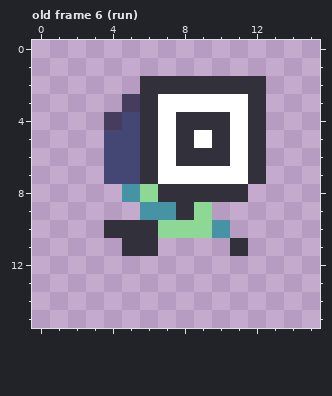
Pixel-art file: assets/player/player.aseprite. That is the earlier state.
16x16 pixels, 15 frames. Shown: old frame 6 (run). The commit also changed other frames, which this record leaves out.
Now the later version:
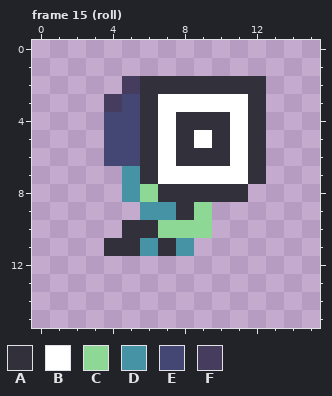
Palette (. is transparent): A #32313b  B #ffffff  C #8dd894  D #4593a5  E #444774  F #463c5e
A new or re-ordered frame is compared with the old frame closest to it.
The author wrote: Create roll animation.
The edit:
frames re-ordered
--- frame 15 (roll) against old frame 6 (run), layer "Layer 1"
@@ x 0..15 @@
  1 ................
- 2 ......AAAAAAA...
- 3 .....FABBBBBA...
- 4 ....FEABAAABA...
+ 2 .....FAAAAAAA...
+ 3 ....FEABBBBBA...
+ 4 ....EEABAAABA...
  5 ....EEABABABA...
  6 ....EEABAAABA...
- 7 ....EEABBBBBA...
+ 7 .....DABBBBBA...
  8 .....DCAAAAA....
  9 ......DDAC......
-10 ....AAACCCD.....
-11 .....AA....A....
+10 .....AACCC......
+11 ....AADAD.......
 12 ................
Where, in picture pixels (left, top, right, bottom), the same in both pictures:
changed: (104, 76, 248, 256)
